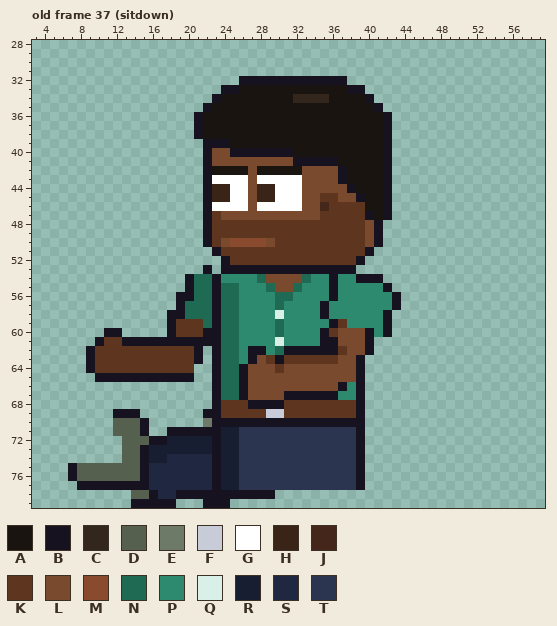
One commit to this pixel-art file: sprites/expo/expo_attc_left_anim.aseprite. The picture above was drawn from the file before the commit.
64x80 pixels, 85 frames. Colours within 5 levels of each other are drawn and written as one. Shown: old frame 37 (sitdown): x 3..59, y 28..79. The commit also changed other frames, which this record leaves out.
Visible layers, top first: "Stubble", "Hair", "Face", "Watch", "Near Arm", "Collar", "Belt", "Shirt", "Body", "Back Arm", "Pants", "Shoes".
Palette (. is transparent): A #1a1410  B #17121f  C #33261c  D #55604f  E #6e7a68  F #c8ccd8  G #ffffff  H #3a2418  J #44261a  K #5e3620  L #7a4a2e  M #8a4a2e  N #1f6a52  P #2e8a6e  Q #d8f0e8  R #171e32  S #1f2840  T #2b3550
Pixels before, old frame 37 (sitdown) (only the part around the change), first column x 3:
28 .................................................
29 .................................................
30 .................................................
31 .................................................
32 .......................BBBBBBBBBBBB..............
33 .....................BBAAAAAAAAAAAABB............
34 ....................BAAAAAAAACCCCAAAAB...........
35 ...................BAAAAAAAAAAAAAAAAAAB..........
36 ..................BAAAAAAAAAAAAAAAAAAAAB.........
37 ..................BAAAAAAAAAAAAAAAAAAAAB.........
38 ..................BAAAAAAAAAAAAAAAAAAAAB.........
39 ...................BBBAAAAAAAAAAAAAAAAAB.........
40 ...................BLLBBBBBBBAAAAAAAAAAB.........
41 ...................BLLLLLLLLLBBBBBAAAAAB.........
42 ...................BAAAALAAAAALLLLBAAAAB.........
43 ...................BGGGGLGGGGGLLLLBAAAAB.........
44 ...................BHHGGLHHGGGLLLLLBAAAB.........
45 ...................BHHGGLHHGGGLLKKLLBAAB.........
46 ...................BGGGGLGGGGGLLJKKKKAAB.........
47 ...................BKLLLLLLLLLLLKKKKKBAB.........
48 ...................BKKKKKKKKKKKKKKKKKLB..........
49 ...................BKKKKKKKKKKKKKKKKKLB..........
50 ...................BKLMMMMLKKKKKKKKKKLB..........
51 ....................BKKKKKKKKKKKKKKKKB...........
52 .....................BKKKKKKKKKKKKKKB............
53 ...................B.BBBBBBBBBBBBBBB.............
54 .................BNNBPPPPNLLLLNPPBPPBBB..........
55 .................BNNBNNPPPNLLNPPPBPPPPPB.........
56 ................BBNNBNNPPPPNNPPPPBPPPPPPB........
57 ................BNNNBNNPPPPNPPPPBPPPPPPPB........
58 ...............BBNNNBNNPPPPQPPPPBPPPPPPB.........
59 ...............BKKKNBNNPPPPNPPPPPBKPPPPB.........
60 ........BB.....BKKKBBNNPPPPNPPPPBKLLLBPB.........
61 .......BKKBBBBBBBBBBBNNPPPPQPPPPBBLLLB...........
62 ......BKKKKKKKKKKKB.BNNPBBPNBBBBBBKLLB...........
63 ......BKKKKKKKKKKKB.BNNPBLKBKKKKKKLLB............
64 ......BKKKKKKKKKKK..BNNBLLLKLLLLLLLLB............
65 .......BBBBBBBBBBB..BNNBLLLLLLLLLLLLB............
66 ....................BNNBLLLLLLLLLLBPB............
67 ....................BNNBLLLLBBBBBBPPB............
68 ....................BKKKBBBBKKKKKKKKB............
69 .........BBB.......BBKKKKKFFKKKKKKKKB............
70 .........DDDB......EBBBBBBBBBBBBBBBBB............
71 .........DDDB..BBBBBBRRTTTTTTTTTTTTTB............
72 ..........DDDBBRRRRRBRRTTTTTTTTTTTTTB............
73 ..........DDBRRRRRRRBRRTTTTTTTTTTTTTB............
74 ..........DDBRRSSSSSBRRTTTTTTTTTTTTTB............
75 ....BDDDDDDDBSSSSSSSBRRTTTTTTTTTTTTTB............
76 ....BDDDDDDDBSSSSSSSBRRTTTTTTTTTTTTTB............
77 .....BBBBBBBBSSSSSSSBRRTTTTTTTTTTTTTB............
78 ...........DDBSSBBBBBBBBBBB......................
79 ...........BBBBB...BBB...........................
After the commit:
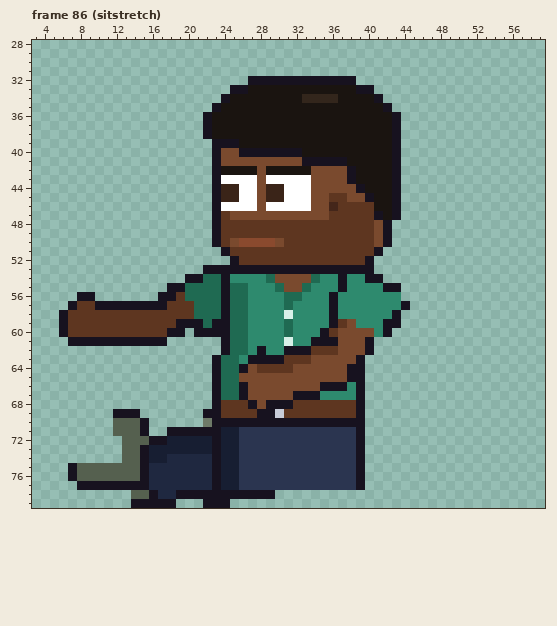
A new or re-ordered frame is compared with the old frame closest to it.
Changes in this commit:
frames 85 -> 123
Changed rows in their new state; - is an unchanged pixel.
Frame 86 (sitstretch) is new; against old frame 37 (sitdown):
first column x 6:
32 --------------------.-----------B------
33 ------------------.-B-----------A-B----
34 -----------------.B-------A---C---AB---
35 ----------------.B-----------------AB--
36 ---------------.B-------------------AB-
37 ---------------.B-------------------AB-
38 ---------------.B-------------------AB-
39 ----------------.--B----------------AB-
40 ----------------.B-L------B---------AB-
41 ----------------.B--------L----B----AB-
42 ----------------.B---AL----A---LB---AB-
43 ----------------.B---GL----G---LB---AB-
44 ----------------.B-H-GL-H--G----LB--AB-
45 ----------------.B-H-GL-H--G-L-K-LB-AB-
46 ----------------.B---GL----G-LJ---K-AB-
47 ----------------.BK----------L----KBAB-
48 ----------------.B----------------KLB--
49 ----------------.B----------------KLB--
50 ----------------.BKL---ML---------KLB--
51 -----------------.B---------------KB---
52 ------------------.B-------------KB----
53 -----------------B---------------BB----
54 ---------------B-NB---PN---LN-PB-P-----
55 ------------BBN--NB-N--PN-LN--PB-----B-
56 --BB-------BBKN--NB-N---P-N----------P-
57 -BKKBBBBBBBBKKK--NB-N---PN---PB------PB
58 BKKKKKKKKKKKKKK--NB-N---PQ---PB-----PB-
59 BKKKKKKKKKKKKBBB--B-N---PN------L----B-
60 BKKKKKKKKKKK-B.B--B-N---PN--------L----
61 -BBB-BB-----......B-N---PQ--B----------
62 ---.............-.B-NP--P---KKKL-------
63 ---.............------BB----LLL--------
64 ---............-------KK-K------B------
65 ----...........-----L-----------B------
66 -----------------------------BB--------
67 -------------------------L---PP--------
68 ----------------------L--B-------------
69 ----------------------BB---------------
Pixel boxes of the changes (left, top, right, bottom) in both pictures:
changed: (59, 76, 410, 418)
